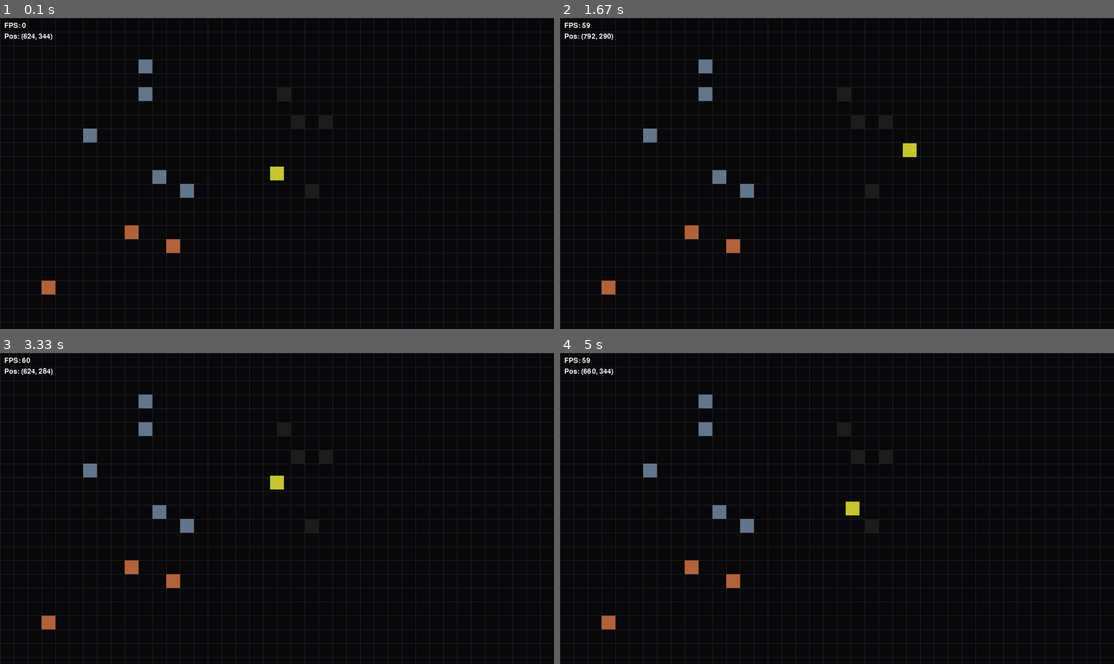
Above: before the commit, frames 1-4 (two rows, left to right).
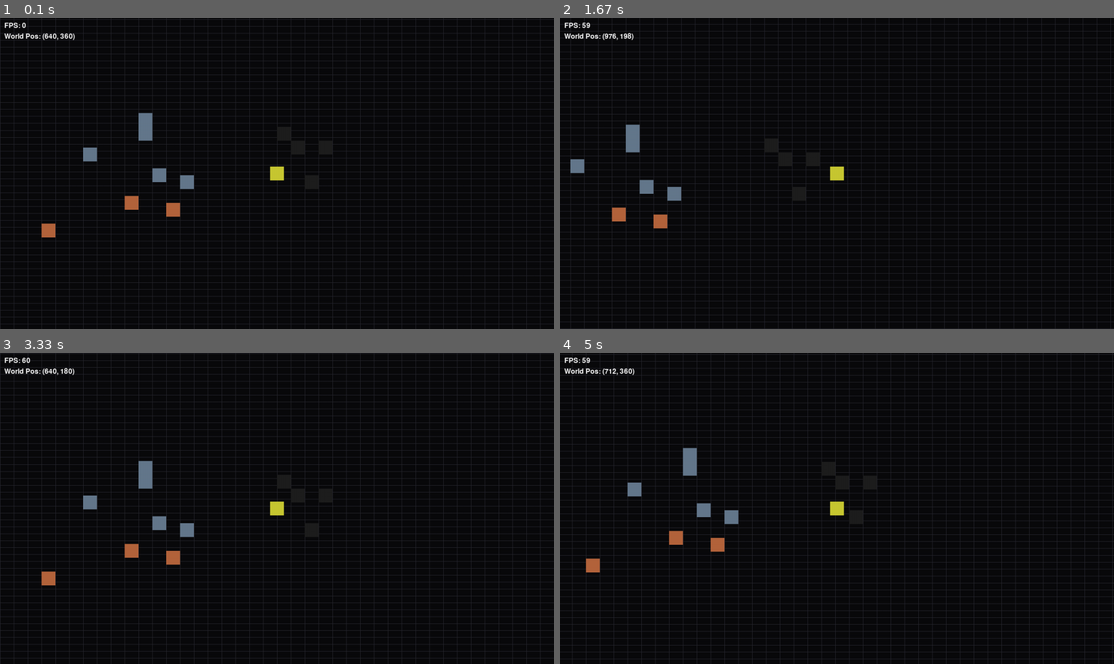
Above: after the commit, the same moments.

Repository: TheSpicePhantom/PyGame
Game: pygame game, started from main.py
The game is run twice, just before and just after one commit, with the same random seed, the same clock (stepped at 60 frames per second) and the same inputs.
Inputs:
- Up to frame 1 (0.1 s): no input
- Up to frame 2 (1.67 s): hold D 0.33-0.8 s; hold W 0.83-1.13 s; hold D 1.17-1.63 s
- Up to frame 3 (3.33 s): hold A 1.67-2.2 s; hold S 2.23-2.53 s; hold A 2.57-2.97 s; hold W from 3 s (still down)
- Up to frame 4 (5 s): release W at 3.37 s; hold D 3.4-4.03 s; hold S 4.07-4.43 s; hold A 4.47-4.93 s; hold D from 4.97 s (still down)

The runs differ from the first frame. In frame 1, 5.2% of the frame differs, in the area x 0-100%, y 0-97%; in frame 2, 6.4%; in frame 3, 4.8%; in frame 4, 9.7%, in the area x 0-100%, y 0-100%.

Commit message:
feat: Implement camera system for player tracking and grid rendering
- Add Camera class to manage viewport and follow player movement
- Update Player class to allow free movement in the world without screen boundaries
- Modify World class to draw grid with camera offset and 60° inclination
- Adjust rendering logic to account for camera position when displaying sprites

Diff:
--- a/combat/player.py
+++ b/combat/player.py
@@ -21,14 +21,13 @@
         self.inventory = {}
 
     def update(self, dt):
-        """Aktualisiert die Spielerposition basierend auf Input"""
+        """Aktualisiert die Spielerposition basierend auf Input (in Welt-Koordinaten)"""
         move = self.input_handler.move_dir * self.speed * dt
         self.rect.x += move.x
         self.rect.y += move.y
 
-        # Begrenze Bewegung auf Bildschirm (optional - später durch Kamera ersetzen)
-        self.rect.x = max(0, min(self.rect.x, settings.SCREEN_WIDTH - self.rect.width))
-        self.rect.y = max(0, min(self.rect.y, settings.SCREEN_HEIGHT - self.rect.height))
+        # Keine Begrenzung mehr - Spieler bewegt sich frei in der Welt
+        # Die Kamera folgt dem Spieler
 
     def add_item(self, item_id, amount=1):
         """Fügt Items zum Inventar hinzu"""
--- /dev/null
+++ b/core/camera.py
@@ -0,0 +1,57 @@
+"""
+Core: Kamera-System mit Follow-Funktion
+"""
+import pygame
+import math
+from core import settings
+
+
+class Camera:
+    """Kamera, die dem Spieler folgt mit 60° Neigung"""
+
+    def __init__(self):
+        self.x = 0.0
+        self.y = 0.0
+        self.target_x = 0.0
+        self.target_y = 0.0
+        # 60 Grad Kamera-Neigung
+        self.camera_angle = math.radians(60)
+        self.y_scale = math.cos(self.camera_angle)  # cos(60°) ≈ 0.5
+
+    def follow(self, target_x: float, target_y: float):
+        """Setzt das Ziel, dem die Kamera folgen soll"""
+        self.target_x = target_x
+        self.target_y = target_y
+        # Sofortige Position (kann später für Smooth-Following angepasst werden)
+        self.x = target_x
+        self.y = target_y
+
+    def world_to_screen(self, world_x: float, world_y: float) -> tuple[float, float]:
+        """Konvertiert Welt-Koordinaten zu Bildschirm-Koordinaten mit Kamera-Offset und 60° Neigung"""
+        # Relative Position zur Kamera
+        rel_x = world_x - self.x
+        rel_y = world_y - self.y
+
+        # Orthografische Projektion mit 60° Neigung
+        # X bleibt unverändert, Y wird gestaucht
+        screen_x = settings.SCREEN_WIDTH // 2 + rel_x
+        screen_y = settings.SCREEN_HEIGHT // 2 + rel_y * self.y_scale
+
+        return (screen_x, screen_y)
+
+    def screen_to_world(self, screen_x: float, screen_y: float) -> tuple[float, float]:
+        """Konvertiert Bildschirm-Koordinaten zu Welt-Koordinaten"""
+        # Relative Position vom Bildschirmzentrum
+        rel_x = screen_x - settings.SCREEN_WIDTH // 2
+        rel_y = (screen_y - settings.SCREEN_HEIGHT // 2) / self.y_scale
+
+        # Welt-Koordinaten
+        world_x = self.x + rel_x
+        world_y = self.y + rel_y
+
+        return (world_x, world_y)
+
+    def get_offset(self) -> tuple[float, float]:
+        """Gibt den Kamera-Offset zurück"""
+        return (self.x - settings.SCREEN_WIDTH // 2,
+                self.y - settings.SCREEN_HEIGHT // 2)
--- a/main.py
+++ b/main.py
@@ -4,6 +4,7 @@
 import pygame
 from core import settings
 from core.input import InputHandler
+from core.camera import Camera
 from world.world import World
 from combat.player import Player
 from factory.recipes import load_recipes
@@ -29,11 +30,17 @@
 
     # Input & Player
     input_handler = InputHandler()
+    camera = Camera()
+
+    # Player startet in der Mitte der Welt
     player = Player(
         pos=(settings.SCREEN_WIDTH // 2, settings.SCREEN_HEIGHT // 2),
         input_handler=input_handler,
     )
     all_sprites.add(player, layer=settings.LAYER_PLAYER)
+
+    # Kamera auf Spieler ausrichten
+    camera.follow(player.rect.centerx, player.rect.centery)
 
     # Game loop
     running = True
@@ -50,15 +57,34 @@
         input_handler.update()
         all_sprites.update(dt)
 
+        # Kamera folgt Spieler
+        camera.follow(player.rect.centerx, player.rect.centery)
+
         # Render
         screen.fill(settings.COLOR_BG)
-        world.draw_grid(screen)
-        all_sprites.draw(screen)
+
+        # Zeichne Grid mit Kamera-Offset und 60° Neigung
+        world.draw_grid_with_camera(screen, camera)
+
+        # Zeichne Sprites mit Kamera-Offset und 60° Neigung
+        # Sortiere nach Layer für korrektes Rendering
+        sorted_sprites = sorted(all_sprites.sprites(), key=lambda s: getattr(s, '_layer', 0))
+
+        for sprite in sorted_sprites:
+            # Konvertiere Welt-Koordinaten zu Bildschirm-Koordinaten
+            screen_x, screen_y = camera.world_to_screen(sprite.rect.centerx, sprite.rect.centery)
+
+            # Erstelle temporäres Rect für Rendering
+            render_rect = sprite.image.get_rect(center=(screen_x, screen_y))
+
+            # Zeichne Sprite
+            screen.blit(sprite.image, render_rect)
 
         # Debug info
         font = pygame.font.Font(None, 24)
         fps_text = font.render(f"FPS: {int(clock.get_fps())}", True, (255, 255, 255))
-        pos_text = font.render(f"Pos: ({player.rect.x}, {player.rect.y})", True, (255, 255, 255))
+        world_pos = camera.screen_to_world(player.rect.centerx, player.rect.centery)
+        pos_text = font.render(f"World Pos: ({int(world_pos[0])}, {int(world_pos[1])})", True, (255, 255, 255))
         screen.blit(fps_text, (10, 10))
         screen.blit(pos_text, (10, 35))
 
--- a/world/world.py
+++ b/world/world.py
@@ -54,7 +54,7 @@
             )
 
     def draw_grid(self, surface):
-        """Zeichnet das Grid auf die Oberfläche"""
+        """Zeichnet das Grid auf die Oberfläche (ohne Kamera)"""
         for x in range(0, settings.SCREEN_WIDTH, settings.TILE_SIZE):
             pygame.draw.line(
                 surface,
@@ -69,3 +69,61 @@
                 (0, y),
                 (settings.SCREEN_WIDTH, y)
             )
+
+    def draw_grid_with_camera(self, surface, camera):
+        """Zeichnet das Grid mit Kamera-Offset und 60° Neigung"""
+        from core import settings
+
+        # Berechne sichtbaren Bereich in Welt-Koordinaten
+        cam_x, cam_y = camera.x, camera.y
+        view_range_pixels = max(settings.SCREEN_WIDTH, settings.SCREEN_HEIGHT) * 2
+
+        # Berechne Tile-Bereich
+        tile_start_x = int((cam_x - view_range_pixels) // settings.TILE_SIZE) - 1
+        tile_end_x = int((cam_x + view_range_pixels) // settings.TILE_SIZE) + 1
+        tile_start_y = int((cam_y - view_range_pixels) // settings.TILE_SIZE) - 1
+        tile_end_y = int((cam_y + view_range_pixels) // settings.TILE_SIZE) + 1
+
+        # Zeichne vertikale Linien (parallel zur Y-Achse)
+        for tile_x in range(tile_start_x, tile_end_x + 1):
+            world_x = tile_x * settings.TILE_SIZE
+
+            # Berechne Endpunkte der Linie in Welt-Koordinaten
+            top_world_y = cam_y - view_range_pixels
+            bottom_world_y = cam_y + view_range_pixels
+
+            # Konvertiere zu Bildschirm-Koordinaten
+            top_screen_x, top_screen_y = camera.world_to_screen(world_x, top_world_y)
+            bottom_screen_x, bottom_screen_y = camera.world_to_screen(world_x, bottom_world_y)
+
+            # Zeichne nur wenn sichtbar
+            if (top_screen_x > -100 and top_screen_x < settings.SCREEN_WIDTH + 100) or \
+               (bottom_screen_x > -100 and bottom_screen_x < settings.SCREEN_WIDTH + 100):
+                pygame.draw.line(
+                    surface,
+                    settings.COLOR_GRID,
+                    (top_screen_x, top_screen_y),
+                    (bottom_screen_x, bottom_screen_y)
+                )
+
+        # Zeichne horizontale Linien (parallel zur X-Achse)
+        for tile_y in range(tile_start_y, tile_end_y + 1):
+            world_y = tile_y * settings.TILE_SIZE
+
+            # Berechne Endpunkte der Linie in Welt-Koordinaten
+            left_world_x = cam_x - view_range_pixels
+            right_world_x = cam_x + view_range_pixels
+
+            # Konvertiere zu Bildschirm-Koordinaten
+            left_screen_x, left_screen_y = camera.world_to_screen(left_world_x, world_y)
+            right_screen_x, right_screen_y = camera.world_to_screen(right_world_x, world_y)
+
+            # Zeichne nur wenn sichtbar
+            if (left_screen_y > -100 and left_screen_y < settings.SCREEN_HEIGHT + 100) or \
+               (right_screen_y > -100 and right_screen_y < settings.SCREEN_HEIGHT + 100):
+                pygame.draw.line(
+                    surface,
+                    settings.COLOR_GRID,
+                    (left_screen_x, left_screen_y),
+                    (right_screen_x, right_screen_y)
+                )
